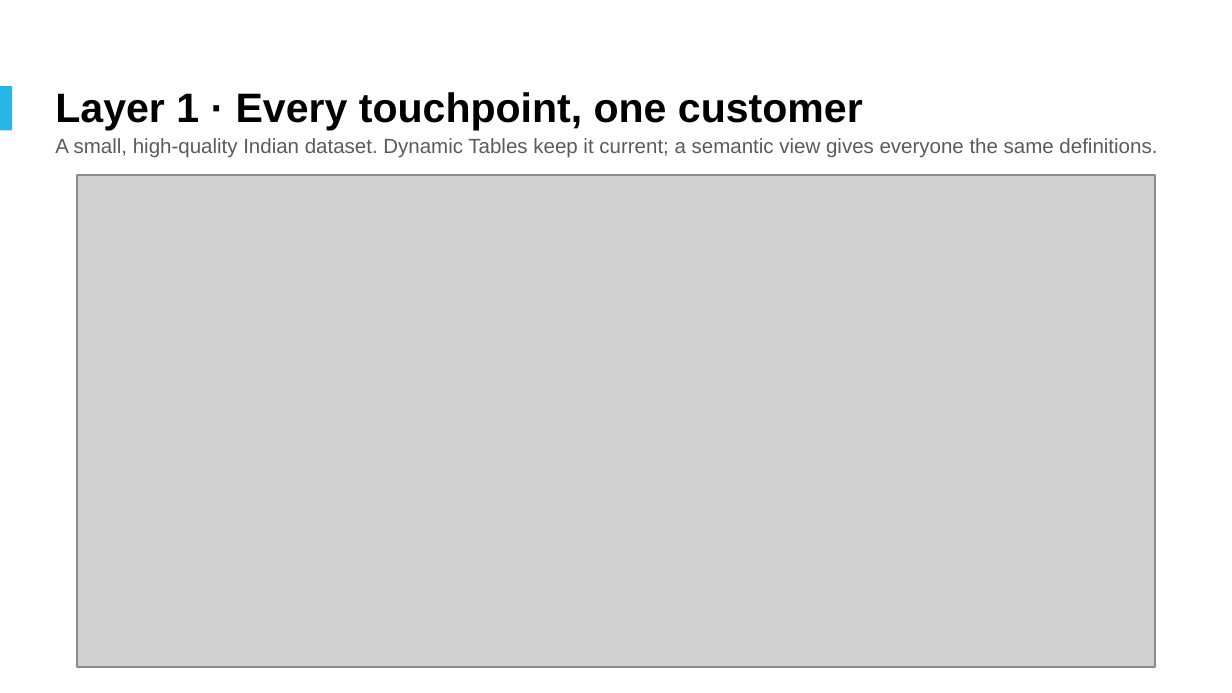
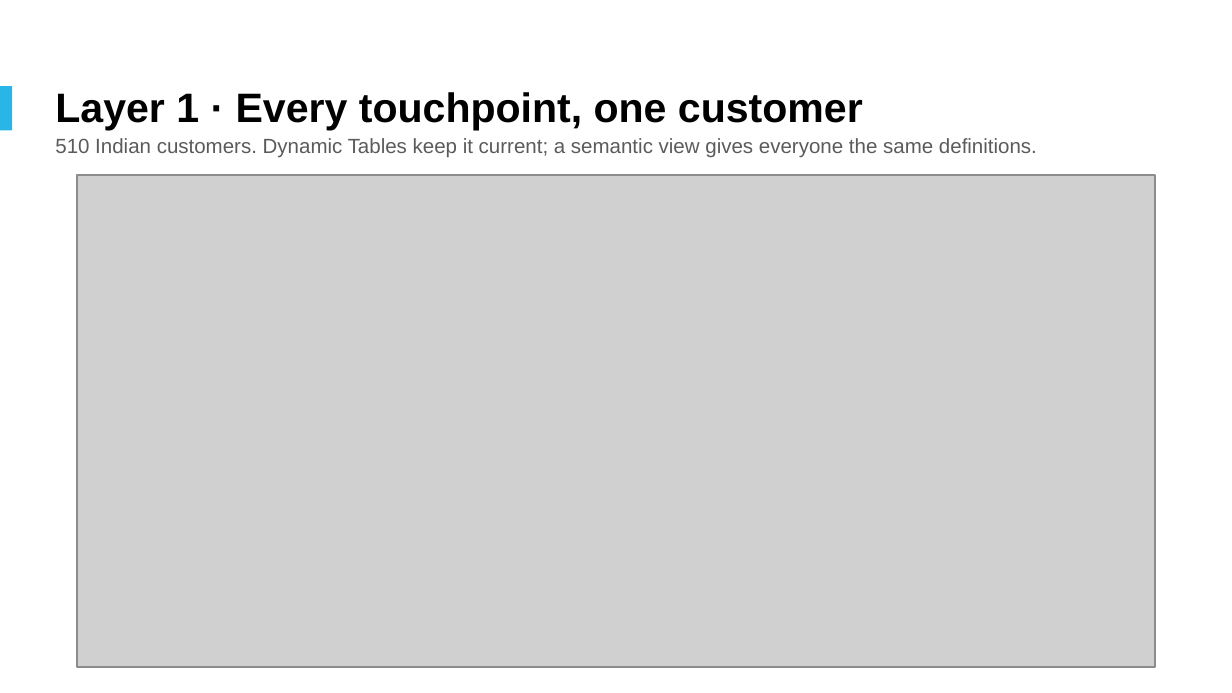
Before and after one commit to sairajsawant/snowflake-c360, a slide deck: slide 5 of deck/Customer360_Decisioning_Platform_Snowflake.pptx. Drawn at 1232x693 pixels with LibreOffice and Linux fonts; fonts in the diff are those of the drawing; grey boxes stand for pictures; background and template pictures are left out. Boxes give left, top, right and bottom in pixels: in the first picture for what was removed or moved away, otherwise in the second. Text is boxed around its words. In the diff, an @@ line names an element or a change of style, - is before the commit and + after.

Commit message:
feat: scale book to 510 customers
Generated with [Snowflake CoCo](https://docs.snowflake.com/en/user-guide/cortex-code/cortex-code)

```diff
--- a/deck/Customer360_Decisioning_Platform_Snowflake.pptx
+++ b/deck/Customer360_Decisioning_Platform_Snowflake.pptx
@@ text at box(55, 138, 1037, 158): text changed @@
-A small, high-quality Indian dataset. Dynamic Tables keep it current; a semantic view gives everyone the same definitions.
+510 Indian customers. Dynamic Tables keep it current; a semantic view gives everyone the same definitions.
```
Also in this commit, not shown: 2 other slides changed, 15 other files.
